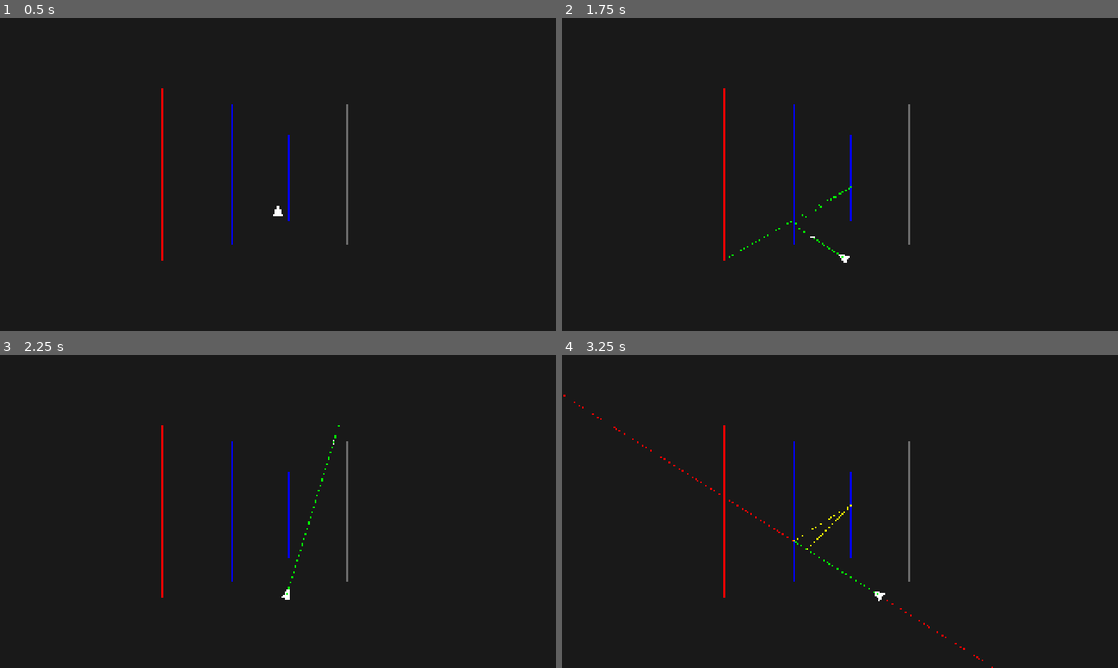
Above: before the commit, frames 1-4 (two rows, left to right).
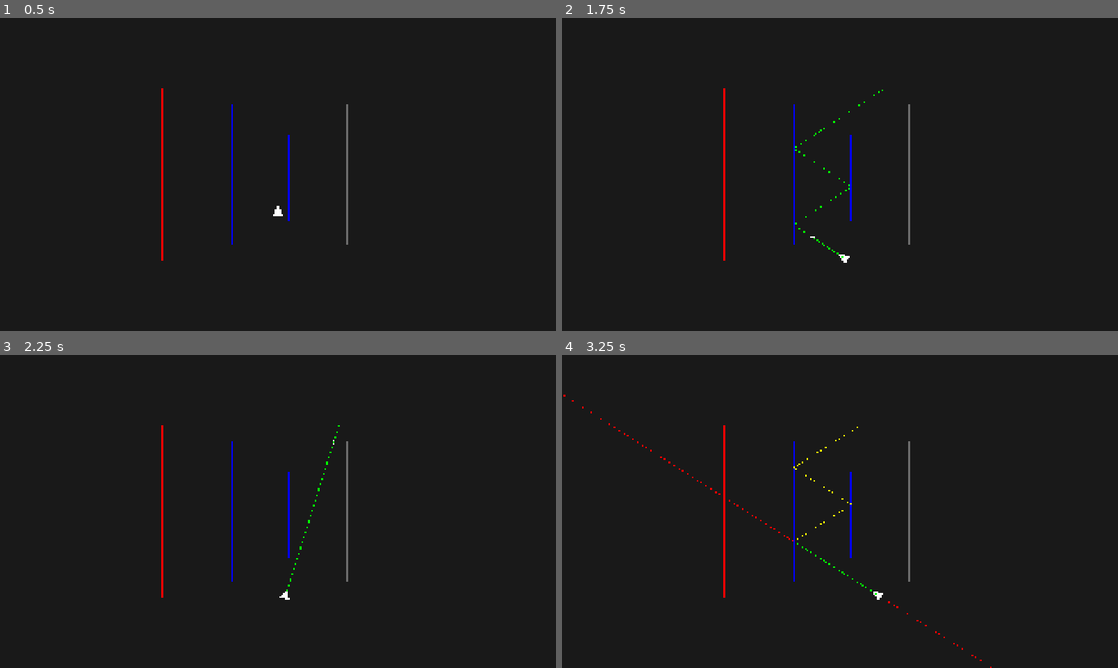
Above: after the commit, the same moments.

Repository: AlonKellner-RedHat/ricochet-game-v2
Game: Godot game, scene res://scenes/open_room_playable.tscn
Same seed, same stepped clock (60 frames per second), same inputs: the game is played once before the commit and once after it.
Inputs (mouse positions are in pixels of both pictures, inside the frame that each line leads up to):
- Up to frame 1 (0.5 s): no input
- Up to frame 2 (1.75 s): tap Enter at 0.5 s; move the mouse to (962, 158) at 0.52 s; hold D (move_right) 0.53-1.25 s; hold Space (fire) 0.53-1.25 s; click (962, 158) at 0.67 s; drag from (728, 190) to (812, 237) at 1.27 s
- Up to frame 3 (2.25 s): tap Space (fire) at 2 s; move the mouse to (333, 442) at 2.02 s; hold D (move_right) from 2.03 s (still down); tap Alt at 2.1 s
- Up to frame 4 (3.25 s): release D (move_right) at 2.75 s; drag from (812, 574) to (673, 464) at 2.77 s

Frame 1 is identical in both runs. In frame 2, less than 0.1% of the frame differs, in the area x 30-58%, y 22-77%; in frame 3, less than 0.1%; in frame 4, 0.2%, in the area x 1-78%, y 14-100%.

Commit message:
Fix reflection using wrong carrier after frame change
_build_normalized now creates normalized ReflectionEffects from the
NORMALIZED carrier (via _normalize_config). The tracer looks up the
effect config from the NORMALIZED surface (norm_surf) instead of
the original (orig_surf), ensuring the reflection Möbius matches
the geometry it's applied to.

Root cause: after a frame change, the normalized segment has a
different carrier than the original. The original carrier's Möbius
reflected across the wrong line, producing near-backtracking rays.

Also fixed PLANNED mode to use normalized config with conjugating
side flip.

182 tests passing. Sweep: 0 violations.

Co-Authored-By: Claude Opus 4.6 <noreply@anthropic.com>

Diff:
--- a/scripts/math/tracer.gd
+++ b/scripts/math/tracer.gd
@@ -173,16 +173,23 @@
 		if orig_surf and orig_surf.is_target and hit.on_segment:
 			path.targets_hit[orig_surf.id] = true
 
+		# Find the NORMALIZED surface for effect lookup (has normalized carrier Möbius)
+		var norm_surf: Surface = null
+		for ns in norm_surfaces:
+			if ns.segment == hit.segment:
+				norm_surf = ns
+				break
+
 		var apply_effect := false
 		var effect_config: SideConfig = null
-		# Anti-conformal frame (odd reflections) reverses orientation → flip side for original surface lookup
+		# Anti-conformal frame (odd reflections) reverses orientation → flip side for config lookup
 		var lookup_side: Side.Value = hit.side
 		if frame.conjugating:
 			lookup_side = Side.Value.RIGHT if hit.side == Side.Value.LEFT else Side.Value.LEFT
 
 		if current_mode == TraceMode.PHYSICAL:
-			if orig_surf and hit.on_segment:
-				effect_config = orig_surf.active_side_config(lookup_side, state_copy)
+			if norm_surf and hit.on_segment:
+				effect_config = norm_surf.active_side_config(lookup_side, state_copy)
 				if effect_config != null:
 					if effect_config.effect is TerminalEffect:
 						break
@@ -200,7 +207,10 @@
 			if orig_surf and plan_index < plan_entries.size():
 				var entry: PlanManager.PlanEntry = plan_entries[plan_index]
 				if orig_surf.id == entry.surface_id:
-					effect_config = orig_surf.active_side_config(entry.side, state_copy)
+					var plan_lookup_side: Side.Value = entry.side
+					if frame.conjugating:
+						plan_lookup_side = Side.Value.RIGHT if entry.side == Side.Value.LEFT else Side.Value.LEFT
+					effect_config = norm_surf.active_side_config(plan_lookup_side, state_copy) if norm_surf else null
 					if effect_config != null and effect_config.effect is TransformativeEffect:
 						apply_effect = true
 					plan_index += 1
@@ -242,12 +252,20 @@
 			v = inv.apply(surf.segment.via)
 		var new_seg := Segment.new(s, e, v)
 		var state := GameState.new()
-		var left: SideConfig = surf.active_side_config(Side.Value.LEFT, state)
-		var right: SideConfig = surf.active_side_config(Side.Value.RIGHT, state)
+		var left := _normalize_config(surf.active_side_config(Side.Value.LEFT, state), new_seg)
+		var right := _normalize_config(surf.active_side_config(Side.Value.RIGHT, state), new_seg)
 		var new_surf := Surface.new(new_seg, left, right, surf.is_target, surf.player_solid)
 		out_mapping[new_surf.segment] = surf
 		result.append(new_surf)
 	return result
+
+static func _normalize_config(config: SideConfig, norm_seg: Segment) -> SideConfig:
+	if config == null or config.effect == null:
+		return config
+	if config.effect is ReflectionEffect:
+		var norm_effect := ReflectionEffect.new(norm_seg.get_carrier())
+		return SideConfig.new(norm_effect, config.interactive)
+	return config
 
 static func _clip_to_bounds(origin: Vector2, dir: Vector2, bounds: Rect2) -> Vector2:
 	var min_t := INF
--- a/tests/test_bug_fixes.gd
+++ b/tests/test_bug_fixes.gd
@@ -213,3 +213,49 @@
 	if step1 and step2:
 		assert_ne(step1.frame_id, step2.frame_id,
 			"Step 2 should reflect — side must be flipped after odd reflection")
+
+# --- Wrong carrier reflection bug ---
+
+func test_repro_wrong_carrier_reflection() -> void:
+	# WRONG case: cursor at y=736.364. After reflecting off x=800, the hit at
+	# x=1000 uses the ORIGINAL carrier Möbius (x=1000) instead of the NORMALIZED
+	# carrier (x=600). This produces a backtracking ray instead of proper reflection.
+	var surfaces := _setup_three_mirrors()
+	var player := Vector2(960.0, 827.9623)
+	var cursor := Vector2(820.855, 736.3637)
+	var aim := Direction.new(player, cursor)
+	var ray := Ray.new(player, aim)
+	var path := Tracer.trace(player, aim, surfaces, GameState.new(), Tracer.DEFAULT_BOUNDS, ray)
+	# Should bounce between mirrors ≥5 steps (not backtrack to x=560 at step 3)
+	assert_gte(path.steps.size(), 5,
+		"Should bounce between mirrors, not backtrack (got %d steps)" % path.steps.size())
+
+func test_repro_correct_carrier_reflection() -> void:
+	# CORRECT case: cursor at y=737.366. Very close angle. Should also bounce ≥5 steps.
+	var surfaces := _setup_three_mirrors()
+	var player := Vector2(960.0, 827.9623)
+	var cursor := Vector2(820.855, 737.3656)
+	var aim := Direction.new(player, cursor)
+	var ray := Ray.new(player, aim)
+	var path := Tracer.trace(player, aim, surfaces, GameState.new(), Tracer.DEFAULT_BOUNDS, ray)
+	assert_gte(path.steps.size(), 5,
+		"Regression: correct case should still bounce ≥5 steps (got %d steps)" % path.steps.size())
+
+func test_reflection_direction_after_frame_change() -> void:
+	# After reflecting off x=800 (going left→right), hitting x=1000 should
+	# reflect back to the left (x reverses). The y-slope should be preserved.
+	var surfaces := _setup_three_mirrors()
+	var player := Vector2(960.0, 827.9623)
+	var cursor := Vector2(820.855, 736.3637)
+	var aim := Direction.new(player, cursor)
+	var ray := Ray.new(player, aim)
+	var path := Tracer.trace(player, aim, surfaces, GameState.new(), Tracer.DEFAULT_BOUNDS, ray)
+	if path.steps.size() >= 4:
+		# Step 2: (800, ~723) → (1000, ~591) — going RIGHT
+		# Step 3: should go LEFT (reflected at x=1000)
+		var s2 := _step(path, 2)
+		var s3 := _step(path, 3)
+		var dir2_x := s2.end.x - s2.start.x  # positive (going right)
+		var dir3_x := s3.end.x - s3.start.x  # should be negative (going left)
+		assert_gt(dir2_x, 0.0, "Step 2 should go right (toward x=1000)")
+		assert_lt(dir3_x, 0.0, "Step 3 should go left (reflected back from x=1000)")
